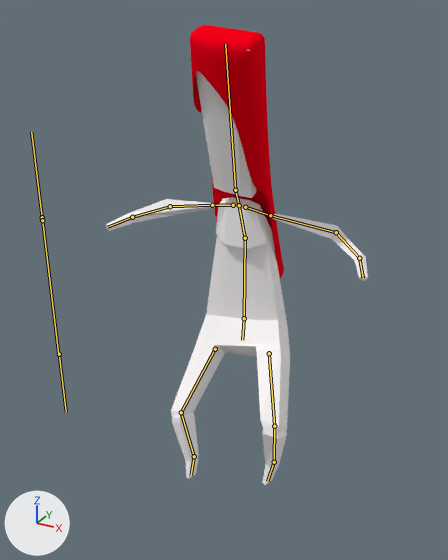
The Blender file Cubes 3D/Assets/Resources/Models/Player/PlayerFemale.blend: old version first, new version second.
The view is the same before and after, from a 50 mm lens placed at (0.812, -1.373, 1.581), pointed at (-0.023, 0.145, 0.822). The axes (+X, +Y, +Z) are drawn at lower left. The lights are the same throughout. Both versions are drawn at frame 20 of the action 'rückwärts'; the numbers are the values there. The bones that bend it are drawn over the model as lines.

Names of what the first picture shows: 'Arm.L', 'Arm.R', 'Hair', 'Koerper', 'Kopf'.
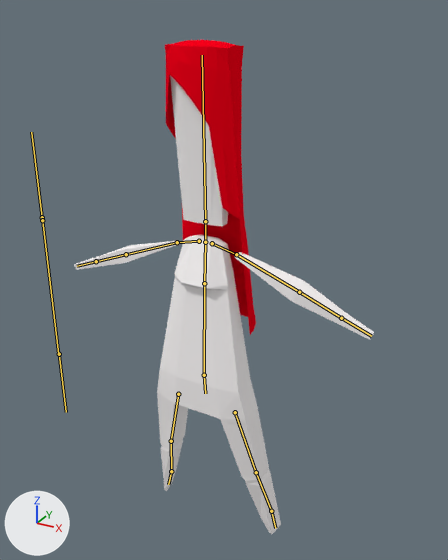
Location of each change, [x1, y1, x2, y2] in pixels of the pictures (448 x 560 px):
'Koerper', posed: before [171, 197, 290, 485]; after [157, 235, 281, 534]
'Hair', posed (17% taller): before [190, 25, 284, 278]; after [165, 40, 256, 335]
'Kopf', posed: before [196, 49, 257, 198]; after [170, 75, 228, 226]
'Arm.L', posed (41% wider, 31% taller): before [270, 214, 368, 281]; after [235, 252, 374, 340]
'Arm.R', posed (9% shorter): before [106, 199, 215, 231]; after [74, 241, 180, 270]
bone 'Hüfte', root to tip: before (244, 318) to (242, 340); after (204, 375) to (205, 393)
bone 'Bauch', root to tip: before (244, 318) to (245, 238); after (204, 375) to (204, 283)
bone 'Brust', root to tip: before (245, 238) to (239, 205); after (204, 283) to (205, 242)
bone 'Hals', root to tip: before (239, 205) to (235, 190); after (205, 242) to (205, 221)
bone 'Kopf', root to tip: before (235, 190) to (225, 44); after (205, 221) to (202, 55)

What the commit changed:
Bone 'Knie.L' (bone_knie_l) moves from (0.064, 0.0, -0.117) to (0.0, 0.0, 0.0).
Bone 'Hand-IK.L' (bone_hand_ik_l) moves from (0.186, -0.053, -0.089) to (0.0, 0.0, 0.0).
Bone 'Hand-IK.L' (bone_hand_ik_l) turns from (-39, -104, 99) to (0, 0, 0) degrees about its own x, y and z.
Bone 'Fuss-IK.L' (bone_fuss_ik_l) moves from (0.048, -0.193, 0.003) to (0.0, 0.0, 0.0).
Bone 'Fuss-IK.L' (bone_fuss_ik_l) turns from (-20, -5, 24) to (0, 0, 0) degrees about its own x, y and z.
Bone 'Hüfte' (bone_hüfte) moves from (0.0, -0.041, 0.266) to (0.0, 0.0, 0.0).
Bone 'Hüfte' (bone_hüfte) turns from (-34, -1, -11) to (0, 0, 0) degrees about its own x, y and z.
Bone 'Knie.R' (bone_knie_r) moves from (0.05, 0.0, -0.029) to (0.0, 0.0, 0.0).
Bone 'Hand-IK.R' (bone_hand_ik_r) moves from (-0.159, -0.067, -0.079) to (0.0, 0.0, 0.0).
Bone 'Hand-IK.R' (bone_hand_ik_r) turns from (-2, 60, -60) to (0, 0, 0) degrees about its own x, y and z.
Bone 'Fuss-IK.R' (bone_fuss_ik_r) moves from (0.067, -0.126, 0.0) to (0.0, 0.0, 0.0).
Bone 'Fuss-IK.R' (bone_fuss_ik_r) turns from (-20, 5, -16) to (0, 0, 0) degrees about its own x, y and z.
Bone 'Bauch' (bone_bauch) turns from (9, 0, -3) to (0, 0, 0) degrees about its own x, y and z.
Bone 'Brust' (bone_brust) turns from (17, 0, 2) to (0, 0, 0) degrees about its own x, y and z.
Bone 'Hals' (bone_hals) turns from (2, 0, 0) to (0, 0, 0) degrees about its own x, y and z.
Bone 'Kopf' (bone_kopf) turns from (-8, -3, -5) to (0, 0, 0) degrees about its own x, y and z.
